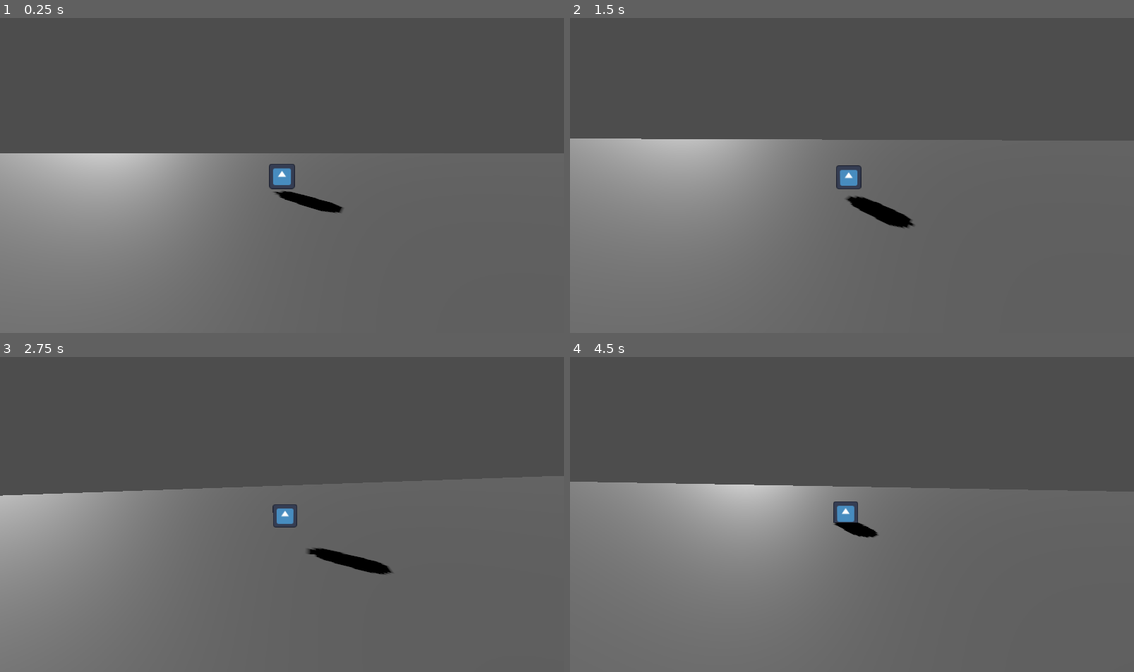
Above: before the commit, frames 1-4 (two rows, left to right).
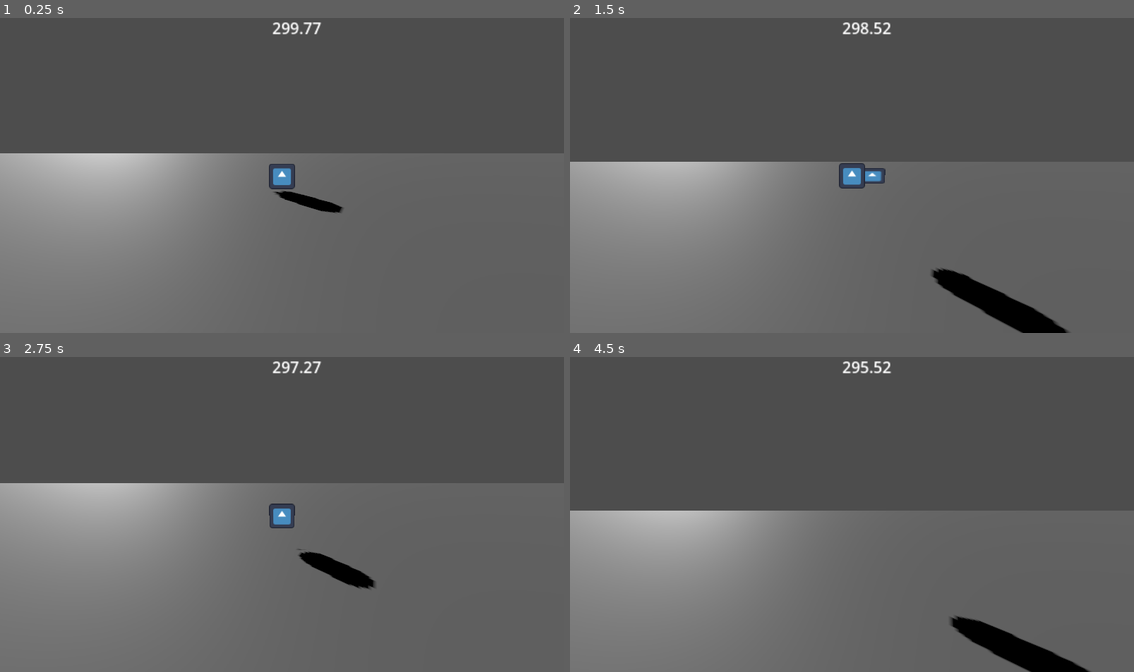
Above: after the commit, the same moments.

Repository: CahyoAditya/Task-and-Slash
Game: Godot game, scene res://Scenes/World.tscn
Same seed, same stepped clock (60 frames per second), same inputs: the game is played once before the commit and once after it. This scene is started directly instead of the project's main scene. The engine's default icon, where the game draws it, is replaced by a stand-in: a white triangle on a blue panel in a dark square.
Inputs:
- Up to frame 1 (0.25 s): no input
- Up to frame 2 (1.5 s): tap Enter (ui_accept) at 0.5, 1.35 s; hold Right (ui_right) 0.53-1.28 s; hold Enter (ui_accept) 0.53-1.28 s; tap Shift (sprint) at 0.6 s; tap Space (jump, bound only after the commit) at 0.77, 1.07 s; hold Left (ui_left) from 1.28 s (still down)
- Up to frame 3 (2.75 s): tap Space (jump, bound only after the commit) at 1.52, 1.55, 1.82, 2.1 s; release Left (ui_left) at 2.03 s; hold Right (ui_right) from 2.03 s (still down); tap Shift (sprint) at 2.3 s
- Up to frame 4 (4.5 s): tap Shift (sprint) at 2.85, 4.35 s; tap Space (jump, bound only after the commit) at 3.02, 3.32, 3.77, 3.8, 4.07 s; tap Enter (ui_accept) at 3.05 s; release Right (ui_right) at 3.53 s; hold Enter (ui_accept) 3.53-4.28 s; hold Left (ui_left) from 3.53 s (still down)

The runs differ from the first frame. In frame 1, 0.2% of the frame differs, in the area x 48-57%, y 1-6%; in frame 2, 7.3%; in frame 3, 4.2%; in frame 4, 12%, in the area x 0-93%, y 1-100%.

Commit message:
feat(player/env): implement combat system, phantom dash, and scene timers

Diff:
--- a/Scenes/Cafe.tscn
+++ b/Scenes/Cafe.tscn
@@ -3,8 +3,7 @@
 [ext_resource type="Texture2D" uid="uid://cnyfo0w7th54d" path="res://icon.svg" id="1_1tv80"]
 [ext_resource type="Script" uid="uid://cc22bja7rdkdx" path="res://Scripts/cafe_manager.gd" id="1_wmvcl"]
 
-[sub_resource type="StandardMaterial3D" id="StandardMaterial3D_1tv80"]
-albedo_color = Color(1, 0, 0, 1)
+[sub_resource type="CapsuleMesh" id="CapsuleMesh_wmvcl"]
 
 [node name="Cafe" type="Node3D"]
 script = ExtResource("1_wmvcl")
@@ -18,9 +17,28 @@
 
 [node name="Player" type="Sprite3D" parent="."]
 transform = Transform3D(1, 0, 0, 0, 1, 0, 0, 0, 1, 0, 2, 0)
-material_override = SubResource("StandardMaterial3D_1tv80")
 billboard = 2
 texture = ExtResource("1_1tv80")
 
+[node name="MeshInstance3D" type="MeshInstance3D" parent="Player"]
+transform = Transform3D(1.2, 0, 0, 0, 0.6425831, 0, 0, 0, 1.2, 0, 0, 0)
+cast_shadow = 3
+mesh = SubResource("CapsuleMesh_wmvcl")
+
 [node name="PhaseTimer" type="Timer" parent="."]
 one_shot = true
+
+[node name="DirectionalLight3D" type="DirectionalLight3D" parent="."]
+transform = Transform3D(0.702414, -0.3846306, -0.59889394, -0.1666785, -0.90690756, 0.3869586, -0.6919775, -0.17198235, -0.7011341, 0, 0, 0)
+shadow_enabled = true
+
+[node name="TimerText" type="RichTextLabel" parent="."]
+anchors_preset = 5
+anchor_left = 0.5
+anchor_right = 0.5
+offset_left = -20.0
+offset_right = 80.0
+offset_bottom = 40.0
+grow_horizontal = 2
+scale = Vector2(2, 2)
+text = "0"
--- a/Scenes/World.tscn
+++ b/Scenes/World.tscn
@@ -24,3 +24,14 @@
 [node name="DirectionalLight3D" type="DirectionalLight3D" parent="."]
 transform = Transform3D(0.702414, -0.3846306, -0.59889394, -0.1666785, -0.90690756, 0.3869586, -0.6919775, -0.17198235, -0.7011341, 0, 0, 0)
 shadow_enabled = true
+
+[node name="TimerText" type="RichTextLabel" parent="."]
+anchors_preset = 5
+anchor_left = 0.5
+anchor_right = 0.5
+offset_left = -20.0
+offset_right = 80.0
+offset_bottom = 40.0
+grow_horizontal = 2
+scale = Vector2(2, 2)
+text = "0"
--- a/Scenes/player.tscn
+++ b/Scenes/player.tscn
@@ -26,3 +26,16 @@
 transform = Transform3D(1.2, 0, 0, 0, 0.6425831, 0, 0, 0, 1.2, 0, 0, 0)
 cast_shadow = 3
 mesh = SubResource("CapsuleMesh_cvnsp")
+
+[node name="AttackCollisionShape" type="CollisionShape3D" parent="."]
+transform = Transform3D(1, 0, 0, 0, 1, 0, 0, 0, 1, 1, 0, 0)
+shape = SubResource("BoxShape3D_v0iea")
+
+[node name="Sprite3D" type="Sprite3D" parent="AttackCollisionShape"]
+transform = Transform3D(1, 0, 0, 0, 0.6, 0, 0, 0, 1, 0, 0, 0)
+visible = false
+texture = ExtResource("2_6t5aa")
+
+[node name="SprAttTimer" type="Timer" parent="AttackCollisionShape"]
+wait_time = 0.2
+one_shot = true
--- a/Scripts/cafe_manager.gd
+++ b/Scripts/cafe_manager.gd
@@ -10,6 +10,7 @@
 
 @onready var phase_timer: Timer = $PhaseTimer
 @onready var player: Sprite3D = $Player
+@onready var timer_text: RichTextLabel = $TimerText
 
 @export var focus_duration: float = 20 * 60
 
@@ -29,7 +30,7 @@
 
 		GameState.READY:
 			print("Press Spacebar")
-			player.modulate = Color.GOLDENROD
+			player.modulate = Color.YELLOW_GREEN
 			phase_timer.stop()
 
 		GameState.ACTION:
@@ -52,3 +53,6 @@
 
 		#GameState.ACTION:
 			#change_state(GameState.FOCUS)
+
+func _process(delta: float) -> void:
+	timer_text.text = str("%.2f" % phase_timer.time_left)
--- a/Scripts/player.gd
+++ b/Scripts/player.gd
@@ -3,12 +3,15 @@
 enum GameState {
 	WALK,
 	DASH,
-	RUN
+	RUN,
+	ATTACK
 }
 
 @export var speed: float = 6.0
 @export var jump_velocity: float = 10.0
 @export var transition: float = 0.5
+@export var att_duration: float = 0.2
+@export var friction: float = 30.0
 
 # Gravity default of godot
 var gravity: float = ProjectSettings.get_setting("physics/3d/default_gravity")
@@ -16,9 +19,13 @@
 
 @onready var sprite: Sprite3D = $Sprite3D
 @onready var run_timer: Timer = $RunTimer
+@onready var att_collision: CollisionShape3D = $AttackCollisionShape
+@onready var att_sprite: Sprite3D = $AttackCollisionShape/Sprite3D
+@onready var att_timer: Timer = $AttackCollisionShape/SprAttTimer
 
 func _ready() -> void:
 	run_timer.timeout.connect(_on_run_timer_timeout)
+	att_timer.timeout.connect(_on_spr_att_timer_timeout)
 	change_state(GameState.WALK)
 
 # State machine handler
@@ -28,39 +35,69 @@
 	match current_state:
 		GameState.WALK:
 			print("WALK")
+			sprite.modulate = Color.WHITE
 			speed = 6.0
 		GameState.DASH:
 			print("DASH")
+			sprite.modulate = Color.TRANSPARENT
 			speed = 20.0
 		GameState.RUN:
 			print("RUN")
+			sprite.modulate = Color.WHITE
 			speed = 10.0
+		GameState.ATTACK:
+			print("ATTACK")
+			sprite.modulate = Color.WHITE
+			velocity.x = 0
+			att_sprite.visible = true
+			att_timer.start(att_duration)
 
+# Function for movement
+func movement(delta: float) -> void:
+	var direction := Input.get_axis("left", "right")
+	if direction:
+		velocity.x = direction * speed
+		flip_player(direction)
+
+		# Timer for Run to Walk transition
+		if not run_timer.is_stopped():
+			run_timer.stop()
+	else:
+		velocity.x = move_toward(velocity.x, 0, friction * delta)
+		if current_state in [GameState.RUN, GameState.DASH] and run_timer.is_stopped():
+			run_timer.start(transition)
+
+# Flip logic
+func flip_player(direction: float):
+	if direction > 0:
+		rotation.y = 0
+	elif direction < 0:
+		rotation.y = PI
 
 func _physics_process(delta: float) -> void:
-	## If you want jump mechanics
-	if Input.is_action_just_pressed("ui_accept") and is_on_floor():
-		velocity.y = jump_velocity
-
-	# Dash & Run state
-	if Input.is_action_just_pressed("sprint"):
-		change_state(GameState.DASH)
-		await get_tree().create_timer(transition/1.5).timeout
-		change_state(GameState.RUN)
-
+	# Apply gravity
 	if not is_on_floor():
 		velocity.y -= gravity * delta * 2
 
-	# Movement handler
-	var direction := Input.get_axis("ui_left", "ui_right")
-	if direction:
-		# Timer for Run to Walk transition
-		run_timer.start(transition)
+	if current_state != GameState.ATTACK:
+		# Movement handler
+		movement(delta)
 
-		velocity.x = direction * speed
-		sprite.flip_h = direction < 0
-	else:
-		velocity.x = move_toward(velocity.x, 0, speed)
+		# Jump mechanics
+		if Input.is_action_just_pressed("jump") and is_on_floor():
+			velocity.y = jump_velocity
+
+		# Dash & Run state
+		if Input.is_action_just_pressed("sprint") and current_state != GameState.DASH:
+				change_state(GameState.DASH)
+				await get_tree().create_timer(transition / 1.5).timeout
+
+				if current_state == GameState.DASH:
+					change_state(GameState.RUN)
+
+		# Attack mechanics
+		if Input.is_action_just_pressed("attack"):
+			change_state(GameState.ATTACK)
 
 	# Position Z always 0
 	velocity.z = 0
@@ -70,4 +107,10 @@
 
 
 func _on_run_timer_timeout() -> void:
+	if current_state != GameState.ATTACK:
+		change_state(GameState.WALK)
+
+
+func _on_spr_att_timer_timeout() -> void:
+	att_sprite.visible = false
 	change_state(GameState.WALK)
--- a/Scripts/world_manager.gd
+++ b/Scripts/world_manager.gd
@@ -8,6 +8,7 @@
 
 var current_state: GameState = GameState.ACTION
 @onready var phase_timer: Timer = $PhaseTimer
+@onready var timer_text: RichTextLabel = $TimerText
 @export var action_duration: float = 5 * 60
 
 func _ready() -> void:
@@ -32,3 +33,6 @@
 	match current_state:
 		GameState.ACTION:
 			change_state(GameState.FOCUS)
+
+func _process(delta: float) -> void:
+	timer_text.text = str("%.2f" % phase_timer.time_left)
--- a/project.godot
+++ b/project.godot
@@ -54,6 +54,36 @@
 "events": [Object(InputEventKey,"resource_local_to_scene":false,"resource_name":"","device":-1,"window_id":0,"alt_press …(195 unchanged characters)…
 ]
 }
+attack={
+"deadzone": 0.2,
+"events": [Object(InputEventKey,"resource_local_to_scene":false,"resource_name":"","device":-1,"window_id":0,"alt_pressed":false,"shift_pressed":false,"ctrl_pressed":false,"meta_pressed":false,"pressed":false,"keycode":0,"physical_keycode":4194309,"key_label":0,"unicode":0,"location":0,"echo":false,"script":null)
+]
+}
+jump={
+"deadzone": 0.2,
+"events": [Object(InputEventKey,"resource_local_to_scene":false,"resource_name":"","device":-1,"window_id":0,"alt_pressed":false,"shift_pressed":false,"ctrl_pressed":false,"meta_pressed":false,"pressed":false,"keycode":0,"physical_keycode":32,"key_label":0,"unicode":32,"location":0,"echo":false,"script":null)
+]
+}
+left={
+"deadzone": 0.2,
+"events": [Object(InputEventKey,"resource_local_to_scene":false,"resource_name":"","device":-1,"window_id":0,"alt_pressed":false,"shift_pressed":false,"ctrl_pressed":false,"meta_pressed":false,"pressed":false,"keycode":0,"physical_keycode":65,"key_label":0,"unicode":97,"location":0,"echo":false,"script":null)
+]
+}
+right={
+"deadzone": 0.2,
+"events": [Object(InputEventKey,"resource_local_to_scene":false,"resource_name":"","device":-1,"window_id":0,"alt_pressed":false,"shift_pressed":false,"ctrl_pressed":false,"meta_pressed":false,"pressed":false,"keycode":0,"physical_keycode":68,"key_label":0,"unicode":100,"location":0,"echo":false,"script":null)
+]
+}
+select_right={
+"deadzone": 0.2,
+"events": [Object(InputEventKey,"resource_local_to_scene":false,"resource_name":"","device":-1,"window_id":0,"alt_pressed":false,"shift_pressed":false,"ctrl_pressed":false,"meta_pressed":false,"pressed":false,"keycode":0,"physical_keycode":4194321,"key_label":0,"unicode":0,"location":0,"echo":false,"script":null)
+]
+}
+select_left={
+"deadzone": 0.2,
+"events": [Object(InputEventKey,"resource_local_to_scene":false,"resource_name":"","device":-1,"window_id":0,"alt_pressed":false,"shift_pressed":false,"ctrl_pressed":false,"meta_pressed":false,"pressed":false,"keycode":0,"physical_keycode":4194319,"key_label":0,"unicode":0,"location":0,"echo":false,"script":null)
+]
+}
 
 [rendering]
 
